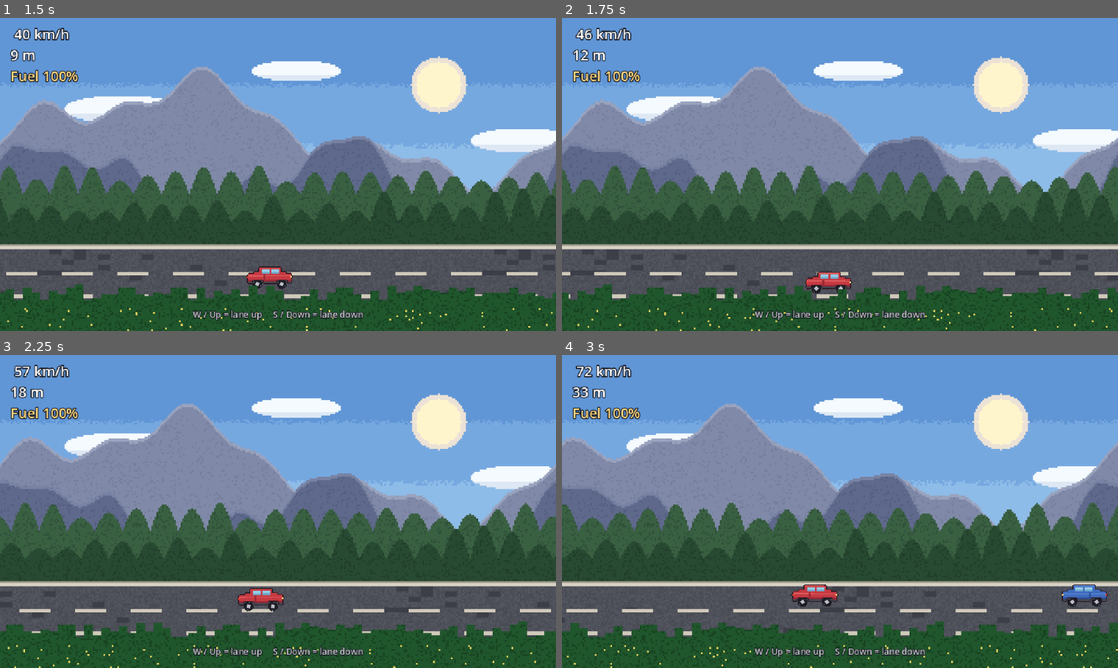
Above: before the commit, frames 1-4 (two rows, left to right).
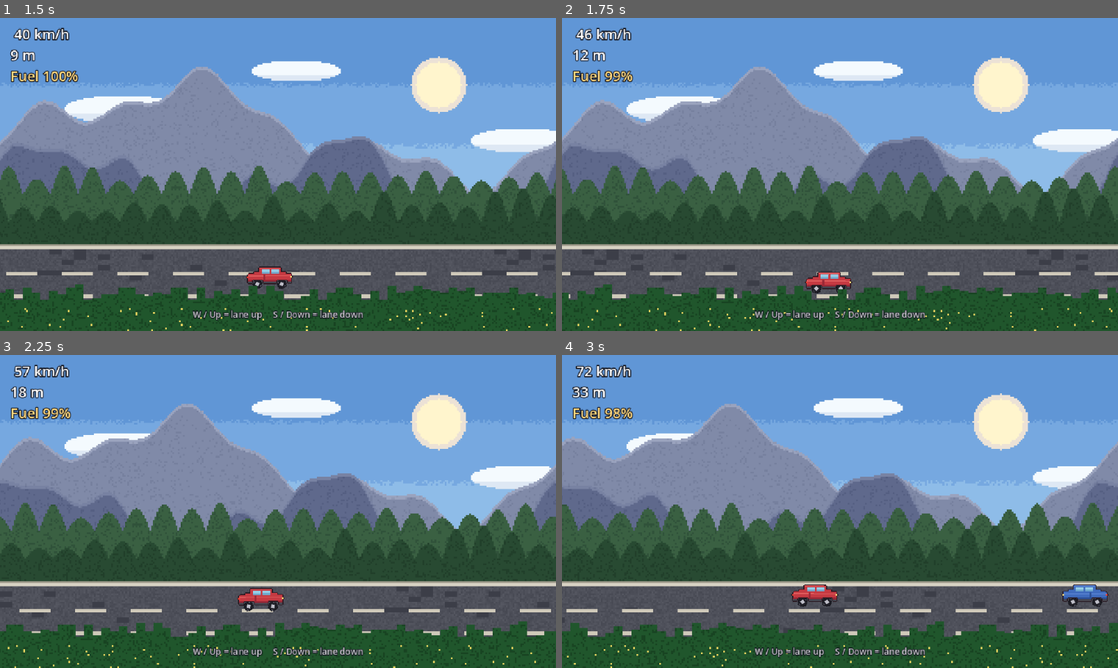
Above: after the commit, the same moments.

Repository: AlEX91udemy/road-trip
Game: Godot game, scene res://scenes/main.tscn
The game is run twice, just before and just after one commit, with the same random seed, the same clock (stepped at 60 frames per second) and the same inputs.
Inputs:
- Up to frame 1 (1.5 s): hold W (lane_up) 0.53-1.28 s; hold S (lane_down) from 1.28 s (still down)
- Up to frame 2 (1.75 s): keep holding S (lane_down)
- Up to frame 3 (2.25 s): release S (lane_down) at 2.03 s; hold W (lane_up) from 2.03 s (still down)
- Up to frame 4 (3 s): keep holding W (lane_up)

Frame 1 is identical in both runs. In frame 2, 0.2% of the frame differs, in the area x 7-15%, y 16-21%; in frame 3, 0.2%; in frame 4, 0.3%, in the area x 7-99%, y 16-81%.

Commit message:
feat: fuel consumption with gradual engine starvation
Driving burns fuel (5% per 100 m; full tank = 2 km). Below 15% the
engine gradually loses power — top speed fades with the remaining fuel —
and on an empty tank the car rolls to a stop and the run ends with an
OUT OF FUEL headline instead of the crash one.

- MovementComponent gains power_scale (0..1) scaling acceleration and
  reachable top speed; traffic keeps the default 1.0
- GameManager burns fuel from the player's distance telemetry and
  treats anything under 0.5% as an empty tank: without that cutoff the
  car would creep asymptotically forever (less fuel -> slower -> the
  last drops burn slower)
- PlayerCar maps fuel% to engine power and emits stalled once it has
  rolled to a complete stop
- run_ended now carries a RunEndReason; the game-over screen picks its
  headline from it

Co-Authored-By: Claude Fable 5 <noreply@anthropic.com>

Diff:
--- a/autoload/game_manager.gd
+++ b/autoload/game_manager.gd
@@ -1,20 +1,28 @@
 extends Node
 ## GameManager (autoload) — the only allowed singleton.
 ##
-## Owns run lifecycle state: a run is active until the player crashes
-## (end_run), the whole tree pauses on game over, and restart_run reloads the
-## scene for a fresh start. Everything is exposed through signals so no
-## gameplay system ever needs a hard reference to another one.
+## Owns run lifecycle and run resources (fuel): a run is active until the
+## player crashes or runs the tank dry, the whole tree pauses on game over,
+## and restart_run reloads the scene for a fresh start. Everything is exposed
+## through signals so no gameplay system ever needs a hard reference to
+## another one.
 
-## Emitted whenever the fuel level changes. Day 1 never changes it, but the
-## HUD already listens, so Day 2 fuel consumption plugs in with zero UI work.
+## Emitted whenever the fuel level changes. The HUD displays it and the
+## player car derives its engine power from it.
 signal fuel_changed(percent: float)
-## The current run just ended (player crashed). Carries the final distance.
-signal run_ended(distance_m: float)
+## The current run just ended. Carries the final distance and why it ended.
+signal run_ended(distance_m: float, reason: RunEndReason)
+
+enum RunEndReason { CRASHED, OUT_OF_FUEL }
 
 const FUEL_FULL := 100.0
+## Fuel burned per 100 m driven, in percent: a full tank lasts 2 000 m.
+const FUEL_PER_100M := 5.0
+## Below this the tank counts as empty. Without a cutoff the car would creep
+## asymptotically forever: less fuel -> slower -> the last drops burn slower.
+const FUEL_DRY := 0.5
 
-## Fuel level in percent. Placeholder: stays at 100% for the whole of Day 1.
+## Fuel level in percent. The setter clamps and broadcasts every change.
 var fuel: float = FUEL_FULL:
 	set(value):
 		fuel = clampf(value, 0.0, FUEL_FULL)
@@ -23,22 +31,38 @@
 ## True while the player is driving; false between crash and restart.
 var run_active := false
 
+var _consumed_upto_m := 0.0  # distance already billed for fuel
+
 ## Called by Main on scene (re)load: resets run state for a fresh start.
 func start_run() -> void:
 	run_active = true
 	fuel = FUEL_FULL
+	_consumed_upto_m = 0.0
 	get_tree().paused = false
+
+
+## Fed by the player's distance telemetry (wired in Main): burns fuel for the
+## meters driven since the last report.
+func report_distance(distance_m: float) -> void:
+	if not run_active:
+		return
+	var meters := distance_m - _consumed_upto_m
+	if meters <= 0.0:
+		return
+	_consumed_upto_m = distance_m
+	var remaining := fuel - meters * FUEL_PER_100M / 100.0
+	fuel = 0.0 if remaining < FUEL_DRY else remaining
 
 
 ## Ends the run exactly once: freezes the world and announces the result.
 ## Pausing the tree stops every gameplay node mid-frame; the game-over screen
 ## runs with process_mode ALWAYS, so it stays interactive.
-func end_run(distance_m: float) -> void:
+func end_run(distance_m: float, reason: RunEndReason) -> void:
 	if not run_active:
 		return
 	run_active = false
 	get_tree().paused = true
-	run_ended.emit(distance_m)
+	run_ended.emit(distance_m, reason)
 
 
 ## Unpauses and reloads the current scene; start_run() then re-arms the state.
--- a/scripts/components/movement_component.gd
+++ b/scripts/components/movement_component.gd
@@ -27,6 +27,14 @@
 ## Current forward speed in px/s. Read-only for owners; write via step().
 var speed := 0.0
 
+## Engine health/starvation factor, 0..1. Scales both acceleration and the
+## reachable top speed, so a fading engine slows down gradually instead of
+## cutting out: 1 = full power (default), 0 = dead engine, the car only
+## coasts. Owners drive this (e.g. from the fuel level); traffic leaves it at 1.
+var power_scale := 1.0:
+	set(value):
+		power_scale = clampf(value, 0.0, 1.0)
+
 var _throttle := 0.0
 var _last_emitted_speed := -1.0
 
@@ -38,17 +46,21 @@
 ## Advance the simulation by delta seconds. Called by the owner every physics
 ## frame; returns the new speed for convenience.
 func step(delta: float) -> float:
+	var effective_max := max_speed * power_scale
 	var accel := 0.0
-	if _throttle > 0.0:
+	if _throttle > 0.0 and speed < effective_max:
 		# Smooth ramp: full torque from standstill, fading to zero at max speed.
-		accel = _throttle * acceleration * (1.0 - pow(speed / max_speed, accel_falloff))
+		accel = _throttle * acceleration * power_scale \
+				* (1.0 - pow(speed / effective_max, accel_falloff))
 	elif _throttle < 0.0:
 		accel = _throttle * brake_strength
 	elif speed > 0.0:
 		accel = -coast_drag
+	if speed > effective_max:
+		accel = -coast_drag  # the engine can no longer hold this speed
 
 	speed = clampf(speed + accel * delta, 0.0, max_speed)
-	if speed < 1.0 and _throttle <= 0.0:
+	if speed < 1.0 and (_throttle <= 0.0 or effective_max <= 0.0):
 		speed = 0.0  # snap to rest instead of crawling forever
 
 	if not is_equal_approx(speed, _last_emitted_speed):
--- a/scripts/main.gd
+++ b/scripts/main.gd
@@ -3,8 +3,9 @@
 ## and always through signals:
 ##
 ##   PlayerCar.speed_changed / distance_changed  ──►  HUD
-##   PlayerCar.crashed                           ──►  GameManager.end_run
-##   GameManager.fuel_changed                    ──►  HUD
+##   PlayerCar.distance_changed                  ──►  GameManager (fuel burn)
+##   PlayerCar.crashed / stalled                 ──►  GameManager.end_run
+##   GameManager.fuel_changed                    ──►  HUD + PlayerCar power
 ##   GameManager.run_ended                       ──►  GameOverScreen.open
 ##   GameOverScreen.restart_requested            ──►  GameManager.restart_run
 ##
@@ -27,8 +28,13 @@
 	player.distance_changed.connect(hud.display_distance)
 	GameManager.fuel_changed.connect(hud.display_fuel)
 
-	# Crash -> run end -> game over screen -> restart, still signals only.
+	# Fuel loop: driving burns fuel, the fuel level feeds engine power back.
+	player.distance_changed.connect(GameManager.report_distance)
+	GameManager.fuel_changed.connect(player.set_fuel)
+
+	# Run end (crash or dry tank) -> game over screen -> restart, signals only.
 	player.crashed.connect(_on_player_crashed)
+	player.stalled.connect(_on_player_stalled)
 	GameManager.run_ended.connect(game_over.open)
 	game_over.restart_requested.connect(GameManager.restart_run)
 
@@ -41,5 +47,9 @@
 
 
 func _on_player_crashed() -> void:
-	# The player only announces the crash; consequences are decided here.
-	GameManager.end_run(player.distance_m)
+	# The player only announces what happened; consequences are decided here.
+	GameManager.end_run(player.distance_m, GameManager.RunEndReason.CRASHED)
+
+
+func _on_player_stalled() -> void:
+	GameManager.end_run(player.distance_m, GameManager.RunEndReason.OUT_OF_FUEL)
--- a/scripts/player/player_car.gd
+++ b/scripts/player/player_car.gd
@@ -22,6 +22,9 @@
 signal distance_changed(distance_m: float)
 ## The car hit something lethal (oncoming traffic). Emitted exactly once.
 signal crashed
+## The engine died (no fuel) and the car has rolled to a complete stop.
+## Emitted exactly once.
+signal stalled
 
 ## The drivetrain component driving this car.
 @export var movement: MovementComponent
@@ -37,6 +40,9 @@
 ## World scale: how many pixels equal one meter. Owns the unit conversion so
 ## km/h and meters are computed in exactly one place.
 @export var pixels_per_meter := 10.0
+## Fuel level (percent) below which the engine starts losing power: top speed
+## fades linearly from here down to a dead stop at 0%.
+@export var low_fuel_threshold := 15.0
 
 const ACTION_LANE_UP := "lane_up"
 const ACTION_LANE_DOWN := "lane_down"
@@ -50,6 +56,7 @@
 var _last_speed_kmh := -1.0
 var _last_distance_m := -1.0
 var _crashed := false
+var _stalled := false
 
 func _ready() -> void:
 	if hitbox != null:
@@ -80,6 +87,17 @@
 	_spin_wheels(speed_px, delta)
 	_emit_telemetry(speed_px)
 
+	if movement.power_scale <= 0.0 and speed_px <= 0.0 and not _stalled:
+		_stalled = true
+		stalled.emit()
+
+
+## Fed the fuel level (percent) by Main; translates it into engine power so
+## a draining tank gradually starves the drivetrain instead of cutting out.
+func set_fuel(percent: float) -> void:
+	if movement != null:
+		movement.power_scale = percent / low_fuel_threshold
+
 
 func _spin_wheels(speed_px: float, delta: float) -> void:
 	var spin := (speed_px / wheel_radius_px) * delta  # radians: v = ω·r
--- a/ui/game_over.gd
+++ b/ui/game_over.gd
@@ -10,6 +10,7 @@
 ## The player pressed the restart action while this screen was open.
 signal restart_requested
 
+@export var title_label: Label
 @export var distance_label: Label
 
 const ACTION_RESTART := "restart"
@@ -18,8 +19,11 @@
 	visible = false
 
 
-## Called by Main (via GameManager.run_ended) with the final run distance.
-func open(distance_m: float) -> void:
+## Called by Main (via GameManager.run_ended) with the final run distance
+## and the reason the run ended, which picks the headline.
+func open(distance_m: float, reason: GameManager.RunEndReason) -> void:
+	title_label.text = "OUT OF FUEL" if reason == GameManager.RunEndReason.OUT_OF_FUEL \
+			else "GAME OVER"
 	distance_label.text = "You drove %s" % UiFormat.distance_text(distance_m)
 	visible = true
 
--- a/ui/game_over.tscn
+++ b/ui/game_over.tscn
@@ -2,10 +2,11 @@
 
 [ext_resource type="Script" path="res://ui/game_over.gd" id="1_gameover"]
 
-[node name="GameOver" type="CanvasLayer" node_paths=PackedStringArray("distance_label")]
+[node name="GameOver" type="CanvasLayer" node_paths=PackedStringArray("title_label", "distance_label")]
 process_mode = 3
 layer = 20
 script = ExtResource("1_gameover")
+title_label = NodePath("Root/CenterBox/TitleLabel")
 distance_label = NodePath("Root/CenterBox/DistanceLabel")
 
 [node name="Root" type="Control" parent="."]
